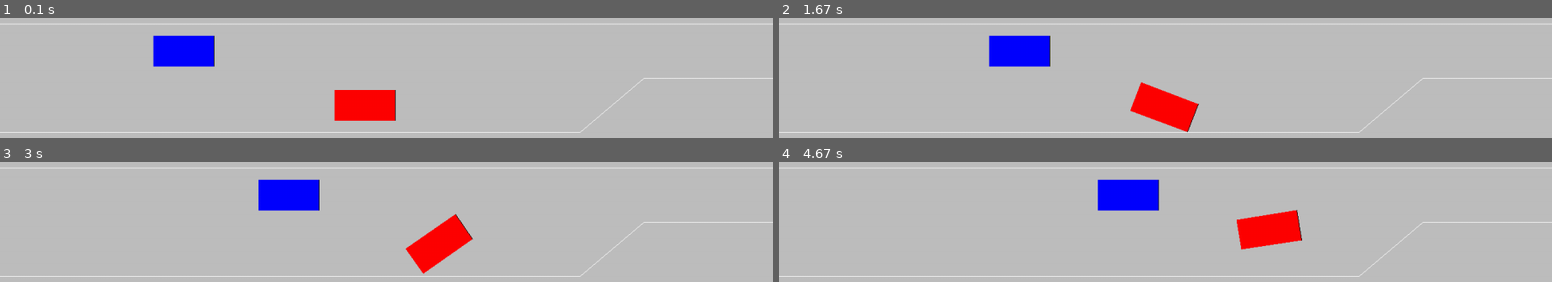
Above: before the commit, frames 1-4 (two rows, left to right).
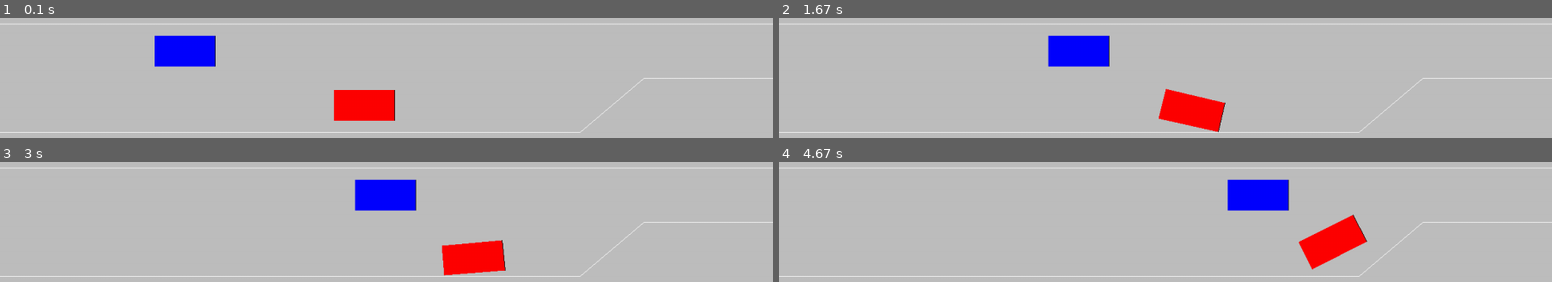
Above: after the commit, the same moments.

Repository: adi-012/iov-project
Game: pygame game, started from env.py
Two runs of this game, one before a commit and one after it. Both use one fixed random seed, a clock stepped at 60 frames per second and the inputs below.
Inputs:
- Up to frame 1 (0.1 s): no input
- Up to frame 2 (1.67 s): hold Right 0.33-0.8 s; hold Up 0.83-1.13 s; hold Right 1.17-1.63 s
- Up to frame 3 (3 s): hold Left 1.67-2.2 s; hold Down 2.23-2.53 s; hold Left 2.57-2.97 s
- Up to frame 4 (4.67 s): hold Right 3.4-4.03 s; hold Down 4.07-4.43 s; hold Left from 4.47 s (still down)

The runs differ from the first frame. In frame 1, 0.2% of the frame differs, in the area x 19-52%, y 14-86%; in frame 2, 6.4%; in frame 3, 7.9%; in frame 4, 8.4%, in the area x 41-77%, y 14-90%.

Commit message:
Update env.py

Diff:
--- a/env.py
+++ b/env.py
@@ -3,15 +3,18 @@
 import time
 
 class Vehicle:
-  def __init__(self, color, half_width, half_height, origin, angle, speed=60, count=0, last_update_time=None):
+  def __init__(self, color, half_width, half_height, origin, speed=80):
     self.color = color
     self.half_width = half_width
     self.half_height = half_height
     self.origin = origin
-    self.angle = angle
     self.speed = speed
-    self.count = count
-    self.last_update_time = last_update_time
+    self.angle = 0
+    self.count = 0
+    self.target_speed = speed
+    self.done = False
+    self.is_post_merge = False
+    self.last_update_time = time.time()
 
   def get_transformed_points(self, x, y, theta=None):
         if theta == None:
@@ -33,25 +36,44 @@
   def get_coordinates(self):
     return self.get_transformed_points(self.origin['x'], self.origin['y'])
 
+  def get_lane(self):
+    y_min = min(y[1] for y in self.get_coordinates())
+    if y_min <= 330:
+      return 1
+    else:
+      return 2
+
+  def is_in_merge_zone(self):
+
+    points = self.get_coordinates()
+    x_min = min(x[0] for x in points)
+
+    if self.origin['x'] > 400 and x_min < 5 * screen.get_width() / 6:
+      return True
+
+  def time_to_merge(self):
+    distance = 750 - self.origin['x']
+    return distance / self.speed if self.speed > 0 else float('inf')
+
+  def is_past_merge(self):
+    points = self.get_coordinates()
+    x_min = min(x[0] for x in points)
+    return x_min > 5 * screen.get_width()/6
+
   def accelerate(self, direction):
-    if (self.count < 5 and direction > 0):
+    if (self.count < 10 and direction > 0):
       self.count +=1
-    elif (self.count > -5 and direction < 0):
+    elif (self.count > -10 and direction < 0):
       self.count -=1
 
-    if self.last_update_time == None:
-      last_update_time = time.time()
+    cur_time = time.time()
+
+    if (cur_time - self.last_update_time >= 1):
+      self.last_update_time = time.time()
       self.speed += self.count
       self.speed = max(min(200, self.speed), 0)
-      self.count = 0
-      return
-
-    cur_time = time.time()
-
-    if (self.last_update_time - cur_time >= 1):
-      last_update_time = time.time()
-      self.speed += self.count
-      self.speed = max(min(200, self.speed), 0)
+      if abs(self.speed - self.target_speed) < 10:
+        self.speed = self.target_speed
       self.count = 0
 
   def check_collisions(self, rect=None):
@@ -129,6 +151,17 @@
     collide_rect_line(rect1, rect2[2], rect2[3]) or\
     collide_rect_line(rect1, rect2[3], rect2[0]))
 
+
+def manage_traffic(vehicles):
+    # Sort vehicles by x position to help determine order
+    # sorted_vehicles = sorted(vehicles, key=lambda v: v.origin['x'], reverse=True)
+
+    for v in vehicles:
+      if v.is_in_merge_zone():
+        v.target_speed = 80
+      if v.is_past_merge():
+        v.is_post_merge = True
+
 # pygame setup
 pygame.init()
 screen = pygame.display.set_mode((1280, 720))
@@ -139,12 +172,14 @@
 
 vehicles = []
 
-v1 = Vehicle('red', 50, 25, {'x':600, 'y':385}, 0)
-v2 = Vehicle('blue', 50, 25, {'x':300, 'y':295}, 0)
+v1 = Vehicle('red', 50, 25, {'x':600, 'y':385}, 60)
+v2 = Vehicle('blue', 50, 25, {'x':300, 'y':295}, 120)
 
 vehicles.extend([v1, v2])
 
 while running:
+
+  manage_traffic(vehicles)
 
   screen.fill(bg)
 
@@ -162,8 +197,24 @@
   if keys[pygame.K_DOWN]:
     v1.accelerate(-1)
 
+  v1.move(1)
   v2.move(1)
-  v1.move(1)
+
+  for v in vehicles:
+    if v.speed < v.target_speed:
+      v.accelerate(1)
+    elif v.speed > v.target_speed:
+      v.accelerate(-1)
+
+  min_y = min(x[1] for x in v1.get_coordinates())
+
+  if (v1.origin['x'] > 800 and min_y > 320):
+    v1.turn(-1)
+
+  if (min_y < 275):
+    if v1.angle != 0:
+      v1.turn(1)
+
 
   pygame.draw.line(screen,"white",(0, 250), (screen.get_width(), 250), 1)
   pygame.draw.line(screen,"white",(0, 430), (3*screen.get_width()/4, 430), 1)
@@ -172,9 +223,7 @@
 
   for v in vehicles:
     if v.out_of_screen():
-      print(vehicles)
       vehicles.remove(v)
-      print(vehicles)
 
   v1.draw()
   v2.draw()
@@ -185,6 +234,6 @@
   # limits FPS to 60
   # dt is delta time in seconds since last frame, used for framerate-
   # independent physics.
-  dt = clock.tick(60) / 1000
+  dt = clock.tick(20) / 1000
 
 pygame.quit()
